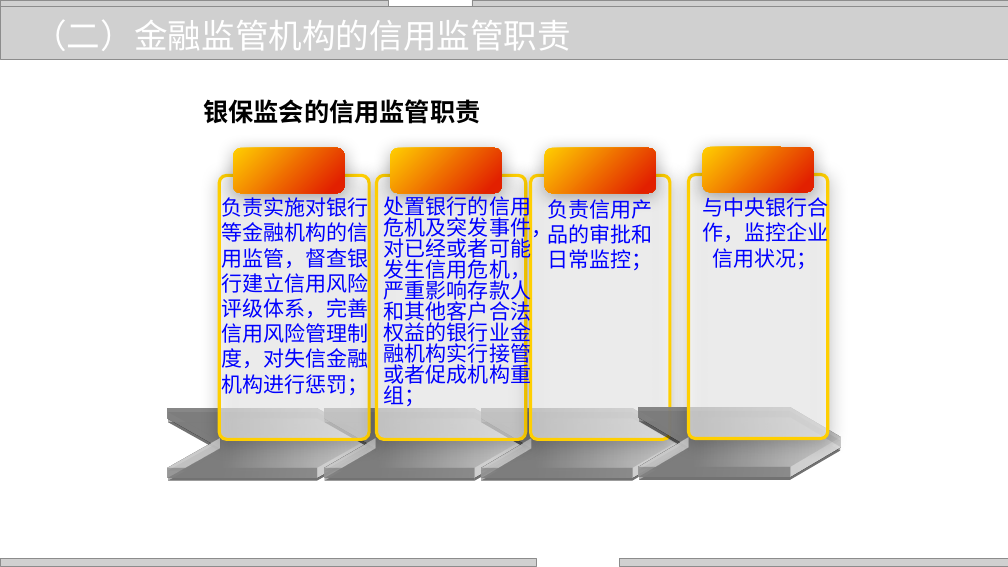
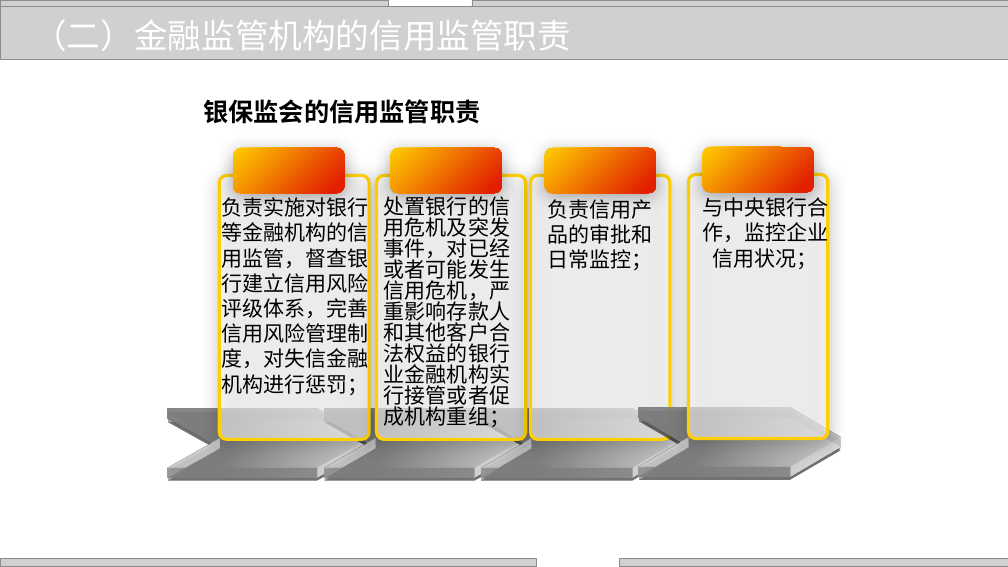
Before and after one commit to zhangjianzhang/internet_credit, a slide deck: slide 7 of files/slides/lecture_23.pptx. Drawn at 1008x567 pixels with LibreOffice and Linux fonts; fonts in the diff are those of the drawing; grey boxes stand for pictures. Boxes give left, top, right and bottom in pixels: in the first picture for what was removed or moved away, otherwise in the second. Text is boxed around its words. In the diff, an @@ line names an element or a change of style, - is before the commit and + after.

```diff
--- a/files/slides/lecture_23.pptx
+++ b/files/slides/lecture_23.pptx
@@ text colour #0000FF to #000000 in 4 elements at (222,194,369,397), (548,199,653,270), (702,194,828,269), (384,193,510,428) @@
```
Also in this commit, not shown: 4 other slides changed, 17 other files.
